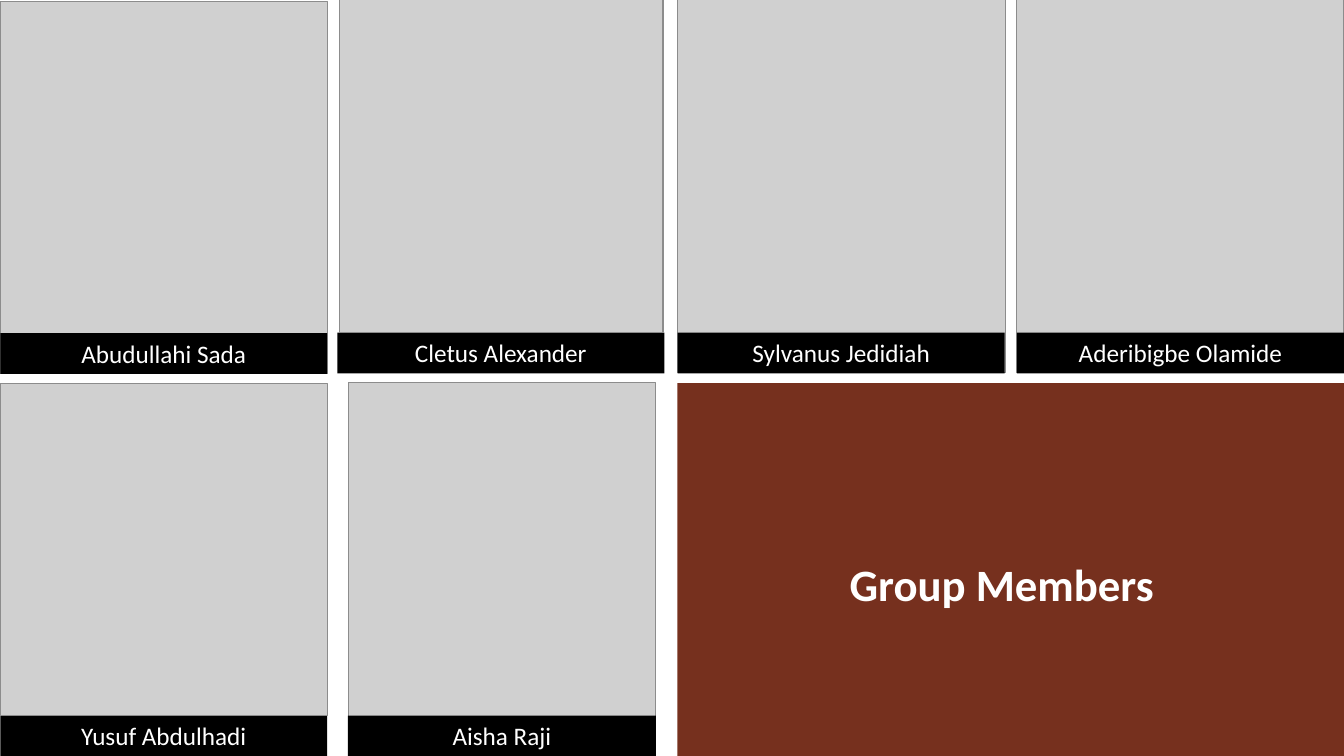
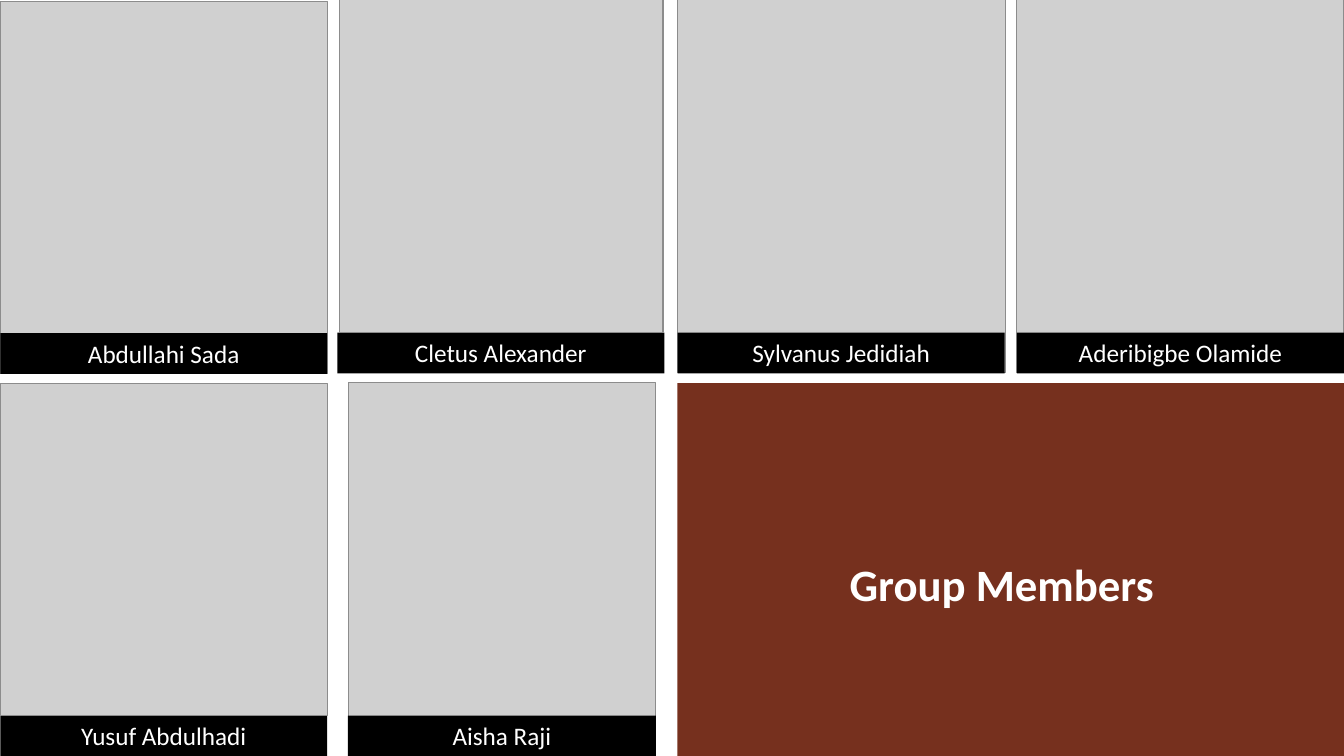
Before and after one commit to jaden-2/Dpro-Final-assignment, a slide deck: slide 2 of Inflation_Prediction_Presentation v2.pptx. Drawn at 1344x756 pixels with LibreOffice and Linux fonts; fonts in the diff are those of the drawing; grey boxes stand for pictures. Boxes give left, top, right and bottom in pixels: in the first picture for what was removed or moved away, otherwise in the second. Text is boxed around its words. In the diff, an @@ line names an element or a change of style, - is before the commit and + after.

Commit message:
Inflation prediction presentation slides

```diff
--- a/Inflation_Prediction_Presentation v2.pptx
+++ b/Inflation_Prediction_Presentation v2.pptx
@@ text in rectangle at (x1=88, y1=345, x2=239, y2=363): text changed @@
-Abudullahi Sada
+Abdullahi Sada
```
